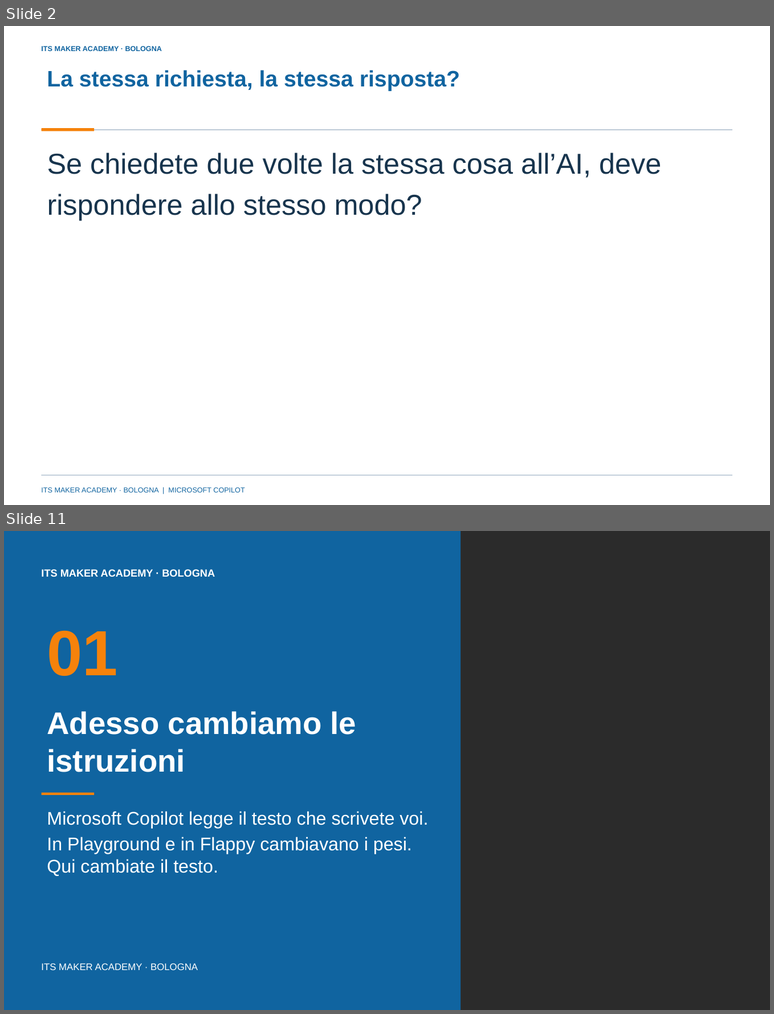
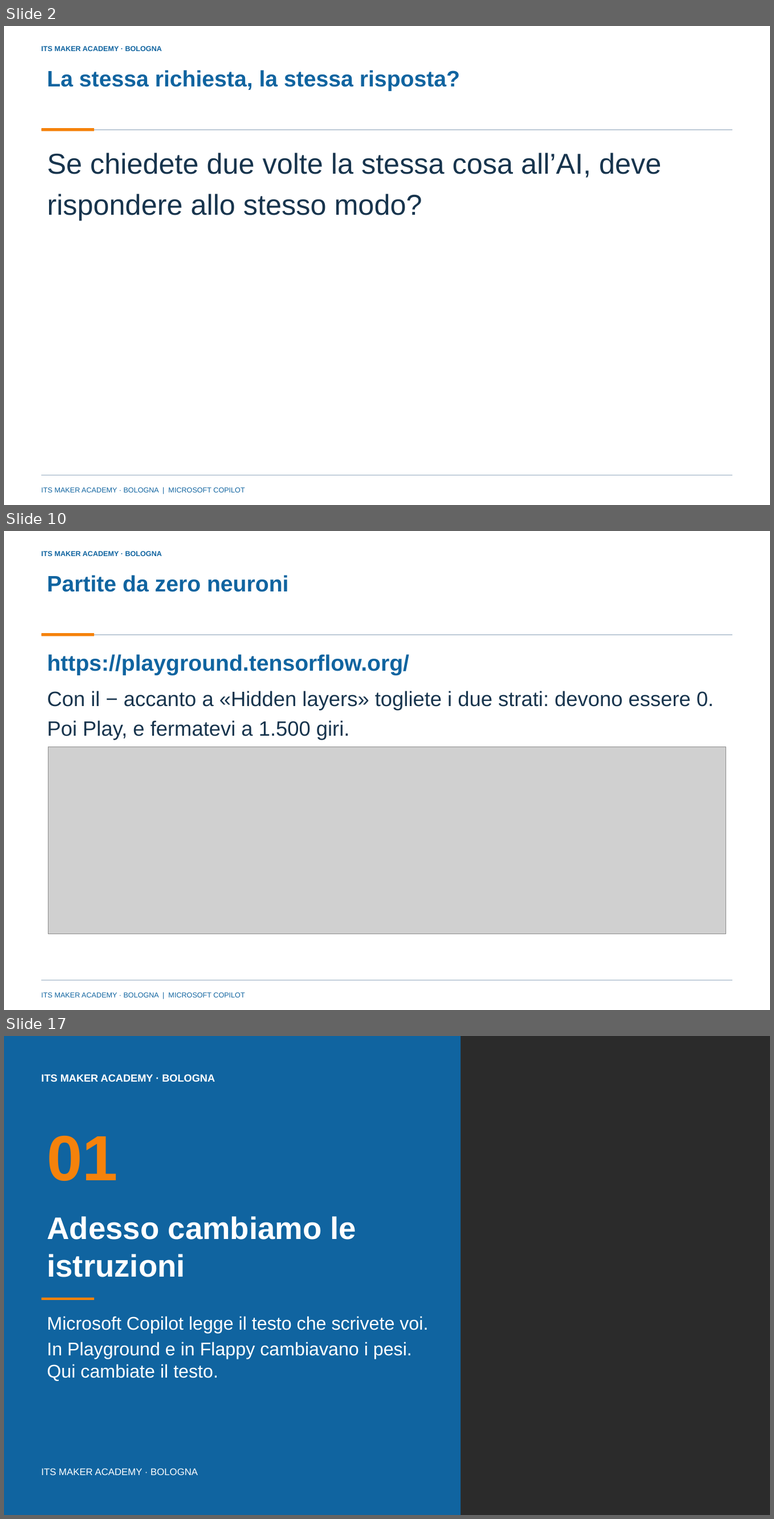
Before and after one commit to franzo9393/ITSCorso_UnslothStudio-Git, a slide deck: lezione 4 - reti neurali e agenti con orchestrazione/Lezione4_Reti_neurali_e_agenti_con_orchestrazione_ITS_MAKER.pptx. Shown one above the other, each under a label of ours: slides 2 and 11 before the commit, slides 2, 10 and 17 after it; the slides between them are not shown. The pictures are 774x1014 and 774x1519 pixels, drawn with LibreOffice and Linux fonts; fonts in the diff are those of the drawing; grey boxes stand for pictures; background and template pictures are left out; a plain dark background stands for a picture behind light text. Boxes give left, top, right and bottom in pixels: in the first picture for what was removed or moved away, otherwise in the second. Text is boxed around its words. In the diff, an @@ line names an element or a change of style, - is before the commit and + after.

Commit message:
Lezione 4: slide 1-17 riscritte con schermate dei siti, quadro d'insieme e previsioni (47 slide); regole sulle schermate in AGENTS.md

```diff
--- a/lezione 4 - reti neurali e agenti con orchestrazione/Lezione4_Reti_neurali_e_agenti_con_orchestrazione_ITS_MAKER.pptx
+++ b/lezione 4 - reti neurali e agenti con orchestrazione/Lezione4_Reti_neurali_e_agenti_con_orchestrazione_ITS_MAKER.pptx
@@ slide 10 added at (x1=4, y1=531, x2=770, y2=1010), background picture (left out); not listed: 5 template elements that a slide beside it also shows @@
@@ title added at (x1=47, y1=575, x2=288, y2=592), 28 pt, text #1064A0, bold @@
+Partite da zero neuroni
@@ text added at (x1=47, y1=654, x2=409, y2=675), 28 pt, text #1064A0, bold @@
+https://playground.tensorflow.org/
@@ text added at (x1=47, y1=691, x2=714, y2=740), 26 pt, text #17344D @@
+Con il − accanto a «Hidden layers» togliete i due strati: devono essere 0. Poi Play, e fermatevi a 1.500 giri.
@@ picture added at (x1=48, y1=747, x2=726, y2=934) @@
@@ what was slide 11 is now slide 17 @@
```
Also in this commit, not shown: 7 slides changed, 6 other slides added, 1 slide removed, 29 other files.
